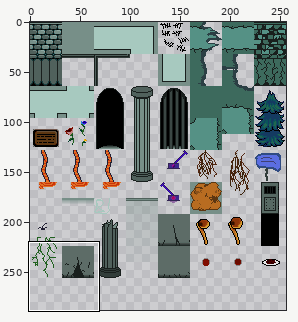
Two states of a sprite sheet, textures/dungeon.png. The first picture is a wide view before the edit; the outline marks the close-up.
Close-up. Before the commit:
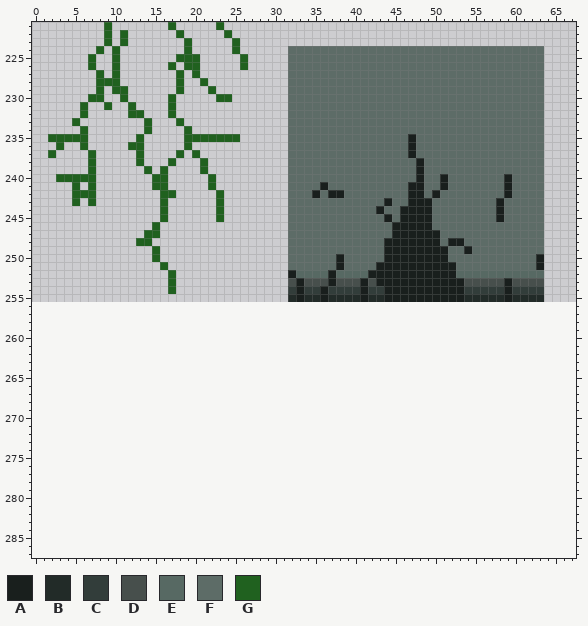
The file is 256x256 pixels. Pixels under 10% opacity are left out. Colours within 5 levels of each other are drawn and written as one. Shown: x 0..67, y 221..287. The old version is drawn lined up with the new one, on the new canvas.
Palette (. is transparent): A #191f1d  B #222b28  C #323d3a  D #474f4c  E #576963  F #5d6c67  G #20611f
Pixels before (only the part around the change), first column x 0:
221 .........G.......G.....G............................................
222 .........G.G......G.....G...........................................
223 .........G.G.......G.....G..........................................
224 ........G.G........G.....G......FFFFFFFFFFFFFFFFFFFFFFFFFFFFFFFF....
225 .......G..G.......GGG.....G.....FFFFFFFFFFFFFFFFFFFFFFFFFFFFFFFF....
226 .......G..G......G.GG.....G.....FFFFFFFFFFFFFFFFFFFFFFFFFFFFFFFF....
227 ........G.G.......G.G...........FFFFFFFFFFFFFFFFFFFFFFFFFFFFFFFF....
228 ........GGG.......G..G..........FFFFFFFFFFFFFFFFFFFFFFFFFFFFFFFF....
229 ........G.GG......G...G.........FFFFFFFFFFFFFFFFFFFFFFFFFFFFFFFF....
230 .......GG..G.....G.....GG.......FFFFFFFFFFFFFFFFFFFFFFFFFFFFFFFF....
231 ......G..G..G....G..............FFFFFFFFFFFFFFFFFFFFFFFFFFFFFFFF....
232 ......G.....GG...G..............FFFFFFFFFFFFFFFFFFFFFFFFFFFFFFFF....
233 .....G........G...G.............FFFFFFFFFFFFFFFFFFFFFFFFFFFFFFFF....
234 ......G.......G....G............FFFFFFFFFFFFFFFFFFFFFFFFFFFFFFFF....
235 ..GGGGG......G.....GGGGGGG......FFFFFFFFFFFFFFFAFFFFFFFFFFFFFFFF....
236 ...G..G.....GG.....G............FFFFFFFFFFFFFFFAFFFFFFFFFFFFFFFF....
237 ..G....G.....G....G.G...........FFFFFFFFFFFFFFFAFFFFFFFFFFFFFFFF....
238 .......G.....G...G...G..........FFFFFFFFFFFFFFFFAFFFFFFFFFFFFFFF....
239 .......G......G.G....G..........FFFFFFFFFFFFFFFFAFFFFFFFFFFFFFFF....
240 ...GGGGG.......GG.....G.........FFFFFFFFFFFFFFFFAFFAFFFFFFFAFFFF....
241 .....G.G.......GG.....G.........FFFFAFFFFFFFFFFAAFFAFFFFFFFAFFFF....
242 .....GGG........GG.....G........FFFAFAAFFFFFFFFAAFAFFFFFFFFAFFFF....
243 .....G.G........G......G........FFFFFFFFFFFFAFFAAAFFFFFFFFAFFFFF....
244 ................G......G........FFFFFFFFFFFAFFAAAAFFFFFFFFAFFFFF....
245 ................G......G........FFFFFFFFFFFFAFAAAAFFFFFFFFAFFFFF....
246 ...............G................FFFFFFFFFFFFFAAAAAFFFFFFFFFFFFFF....
247 ..............GG................FFFFFFFFFFFFFAAAAAAFFFFFFFFFFFFF....
248 .............GG.................FFFFFFFFFFFFAAAAAAAFAAFFFFFFFFFF....
249 ...............G................FFFFFFFFFFFFAAAAAAAAFFAFFFFFFFFF....
250 ...............G................FFFFFFAFFFFFAAAAAAAAFFFFFFFFFFFA....
251 ................G...............FFFFFFAFFFFAAAAAAAAAAFFFFFFFFFFA....
252 .................G..............AEEEEAEEEEAAAAAAAAAAAEEEEEEEEEEE....
253 .................G..............DADDDADDDADAAAAAAAAAAADDDDDADDDD....
254 .................G..............CACCACCCCACCAAAAAAAAAACCCCCACCCC....
255 ................................BABBABBBBABBAAAAAAAAAABBBBBABBBB....
256 ....................................................................
257 ....................................................................
258 ....................................................................
259 ....................................................................
260 ....................................................................
261 ....................................................................
262 ....................................................................
263 ....................................................................
264 ....................................................................
265 ....................................................................
266 ....................................................................
267 ....................................................................
268 ....................................................................
269 ....................................................................
270 ....................................................................
271 ....................................................................
272 ....................................................................
273 ....................................................................
274 ....................................................................
275 ....................................................................
276 ....................................................................
277 ....................................................................
278 ....................................................................
279 ....................................................................
280 ....................................................................
281 ....................................................................
282 ....................................................................
283 ....................................................................
284 ....................................................................
285 ....................................................................
286 ....................................................................
287 ....................................................................
And afterwards:
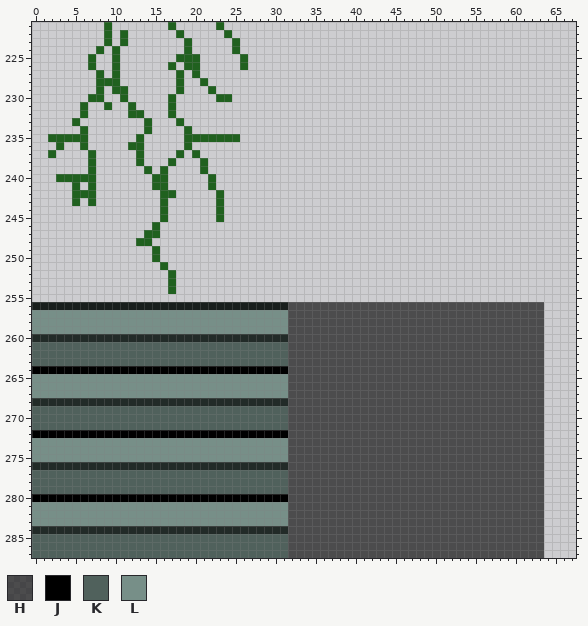
Colours new in this view: H #000000a1  J #000000  K #50615c  L #778f88
Difference:
canvas 256x256 -> 256x288
Colour A now appears in row 256 at x 0 to 31.
Colour B now appears in row 260 at x 0 to 31; in row 268 at x 0 to 31; in row 276 at x 0 to 31; in row 284 at x 0 to 31.
Colour H now appears in rows 256 to 287 at x 32 to 63.
Colour J now appears in row 264 at x 0 to 31; in row 272 at x 0 to 31; in row 280 at x 0 to 31.
Colour K now appears in rows 261 to 263 at x 0 to 31; in rows 269 to 271 at x 0 to 31; in rows 277 to 279 at x 0 to 31; in rows 285 to 287 at x 0 to 31.
Colour L now appears in rows 257 to 259 at x 0 to 31; in rows 265 to 267 at x 0 to 31; in rows 273 to 275 at x 0 to 31; in rows 281 to 283 at x 0 to 31.
Colour A is removed in rows 235 to 237 at x 47; in rows 238 to 239 at x 48; in row 240 at x 48, 51 and 59; in row 241 at x 36, 47 to 48, 51 and 59; in row 242 at x 35, 37 to 38, 47 to 48, 50 and 59; in row 243 at x 44, 47 to 49 and 58.
Colour A is removed in row 244 at x 43, 46 to 49 and 58; in row 245 at x 44, 46 to 49 and 58; in row 246 at x 45 to 49; in row 247 at x 45 to 50; in row 248 at x 44 to 50 and 52 to 53; in row 249 at x 44 to 51 and 54.
Colour A is removed in row 250 at x 38, 44 to 51 and 63; in row 251 at x 38, 43 to 52 and 63; in row 252 at x 32, 37 and 42 to 52; in row 253 at x 33, 37, 41, 43 to 53 and 59; in rows 254 to 255 at x 33, 36, 41, 44 to 53 and 59.
Colour B is removed in row 255 at x 32, 34 to 35, 37 to 40, 42 to 43, 54 to 58 and 60 to 63.
Colour C is removed in row 254 at x 32, 34 to 35, 37 to 40, 42 to 43, 54 to 58 and 60 to 63.
Colour D is removed in row 253 at x 32, 34 to 36, 38 to 40, 42, 54 to 58 and 60 to 63.
Colour E is removed in row 252 at x 33 to 36, 38 to 41 and 53 to 63.
Colour F is removed in rows 224 to 234 at x 32 to 63; in rows 235 to 237 at x 32 to 46 and 48 to 63; in rows 238 to 239 at x 32 to 47 and 49 to 63; in row 240 at x 32 to 47, 49 to 50, 52 to 58 and 60 to 63; in row 241 at x 32 to 35, 37 to 46, 49 to 50, 52 to 58 and 60 to 63; in row 242 at x 32 to 34, 36, 39 to 46, 49, 51 to 58 and 60 to 63.
Colour F is removed in row 243 at x 32 to 43, 45 to 46, 50 to 57 and 59 to 63; in row 244 at x 32 to 42, 44 to 45, 50 to 57 and 59 to 63; in row 245 at x 32 to 43, 45, 50 to 57 and 59 to 63; in row 246 at x 32 to 44 and 50 to 63; in row 247 at x 32 to 44 and 51 to 63; in row 248 at x 32 to 43, 51 and 54 to 63.
Colour F is removed in row 249 at x 32 to 43, 52 to 53 and 55 to 63; in row 250 at x 32 to 37, 39 to 43 and 52 to 62; in row 251 at x 32 to 37, 39 to 42 and 53 to 62.
Pixel boxes of the changes (left, top, right, bottom) in both close-ups:
changed: (32, 46, 544, 558)
